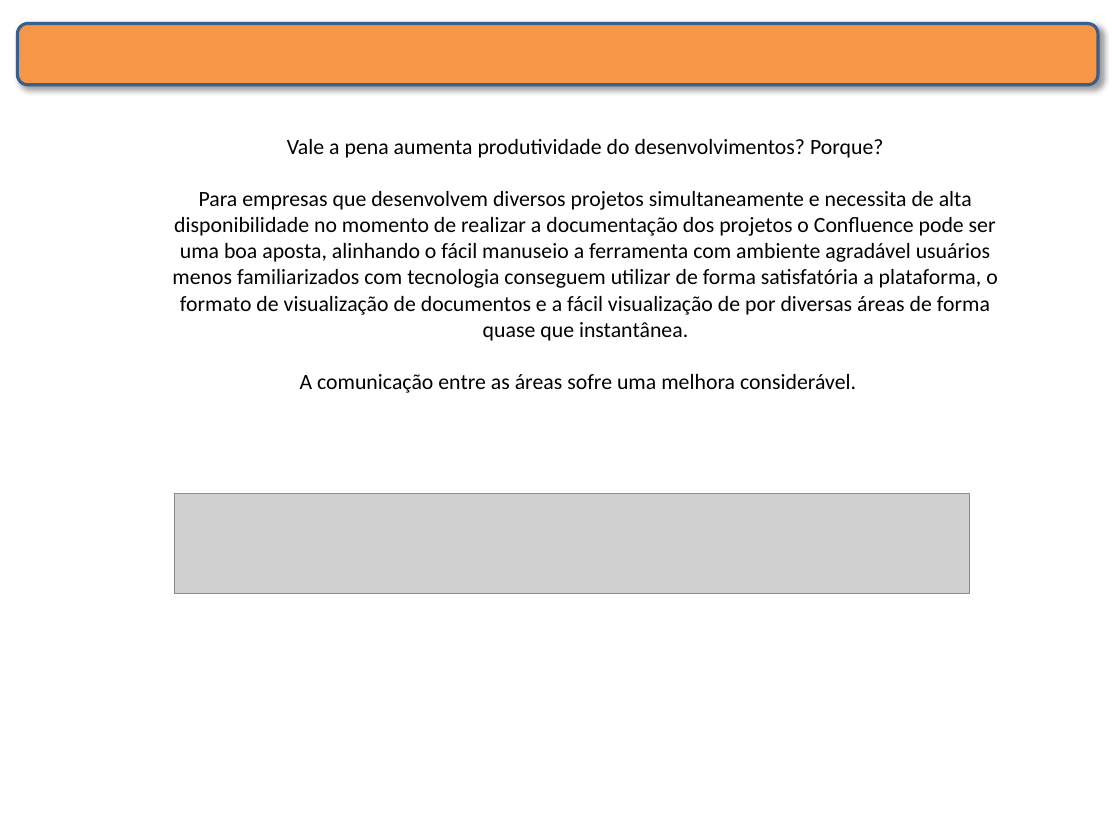
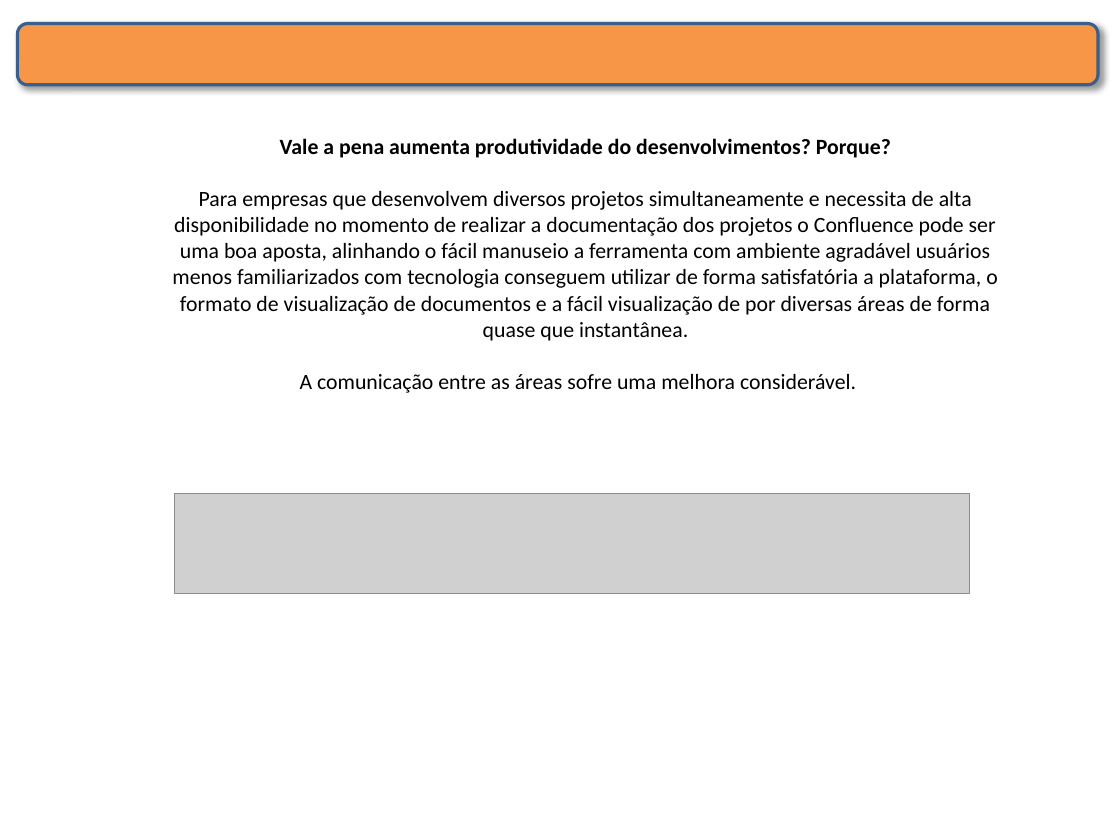
Before and after one commit to saraivagit/projeto, a slide deck: slide 9 of FerramentaConfluence.pptx. Drawn at 1120x840 pixels with LibreOffice and Linux fonts; fonts in the diff are those of the drawing; grey boxes stand for pictures. Boxes give left, top, right and bottom in pixels: in the first picture for what was removed or moved away, otherwise in the second. Text is boxed around its words. In the diff, an @@ line names an element or a change of style, - is before the commit and + after.

```diff
--- a/FerramentaConfluence.pptx
+++ b/FerramentaConfluence.pptx
@@ text at [280, 138, 891, 158]: bold on in "Vale a pena aumenta produtividade do desenvolvimentos? ..." @@
```
Also in this commit, not shown: 2 other slides changed.
